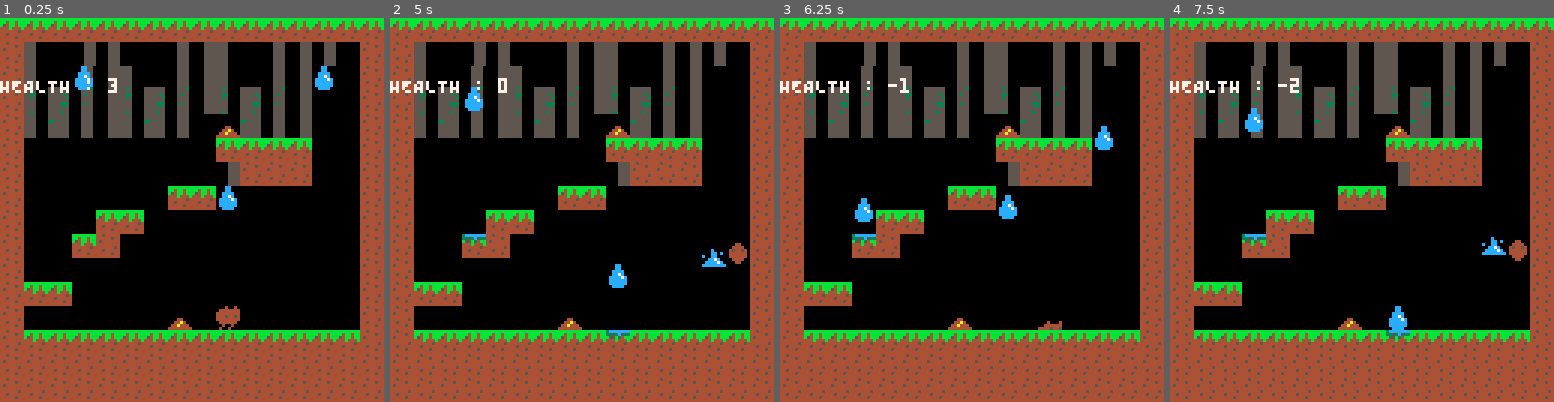
Above: before the commit, frames 1-4 (left to right).
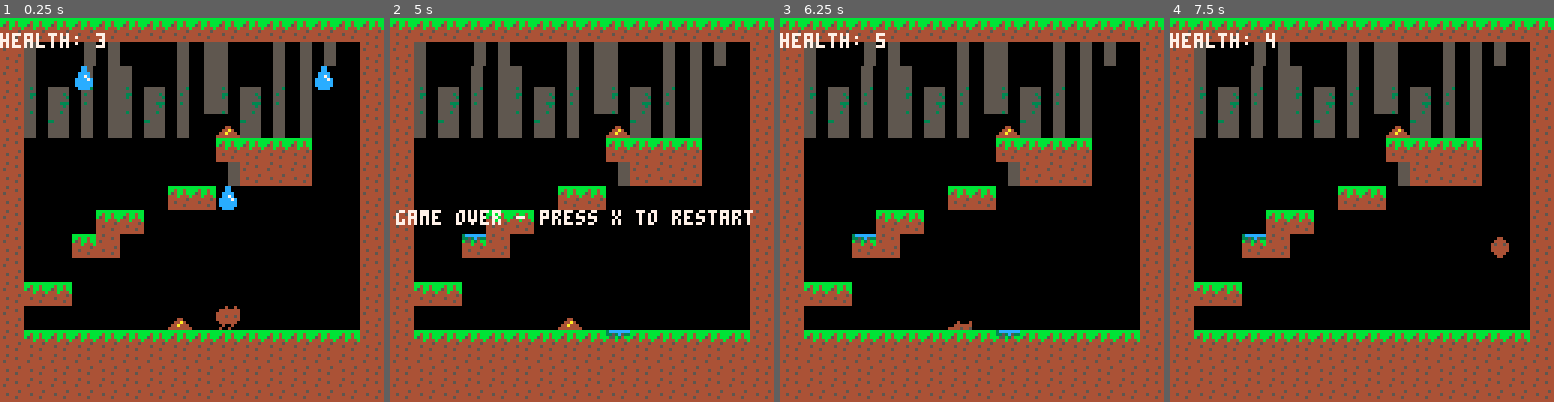
Above: after the commit, the same moments.

Repository: Mackain/ldjam45
Game: PICO-8 cartridge poopsim.p8
The game is run twice, just before and just after one commit, with the same random seed, the same clock (stepped at 60 frames per second) and the same inputs.
Inputs:
- Up to frame 1 (0.25 s): no input
- Up to frame 2 (5 s): tap X (X key) at 0.33, 1.07, 1.85, 2.97, 4.08 s; hold Right 1.6-2.1 s; hold Up 2.15-2.42 s; hold Right 2.47-3.03 s; hold Left 3.08-3.58 s; hold Right 4.02-4.68 s; hold Up from 4.73 s (still down)
- Up to frame 3 (6.25 s): release Up at 5.03 s; hold Left 5.08-5.68 s; tap X (X key) at 5.2 s; hold Right from 6.08 s (still down)
- Up to frame 4 (7.5 s): tap X (X key) at 6.32, 7.43 s; release Right at 6.58 s; hold Right 6.63-7.13 s; hold Up 7.18-7.45 s

The runs differ from the first frame. In frame 1, 0.8% of the frame differs, in the area x 0-31%, y 3-20%; in frame 2, 2.5%, in the area x 0-95%, y 15-71%; in frame 3, 1.7%; in frame 4, 1.9%.

Commit message:
Add game over screen

Diff:
--- a/poopsim.p8
+++ b/poopsim.p8
@@ -5,7 +5,7 @@
 function _init()
     jump_time=5
     gravity = 3
-
+    game_over = false
     music(0)
 
     player = {}
@@ -52,6 +52,41 @@
     drops = initialize_drops()
 end
 
+function restart_game()
+    game_over=false
+    --reset player stats
+    player.x = 72
+    player.y = 72
+    player.whitespace = 5
+    player.speed = 0
+    player.speed_max = 2
+    player.jump_speed = 0
+    player.jump_strenght = 0
+    player.jump_time = jump_time
+    player.is_jumping = false
+    player.is_falling = false
+    player.is_flipped = true
+    player.on_ground = true
+    player.facing = false
+    player.run_state = 1
+    player.is_running = false
+    player.sprite = 64
+    player.level = 3
+    player.width = 8
+    player.height = 3
+    player.force = 0
+    player.gravity = 0
+    player.corners = {}
+    player.hitbox = {0,0,0,0}
+    player.inner_hitbox = {0,0,0,0}
+    player.upper_left = {x=0,y=0}
+    player.upper_right = {x=0,y=0}
+    player.lower_left= {x=0,y=0}
+    player.lower_right = {x=0,y=0}
+
+    drops = initialize_drops()
+end
+
 function initialize_drops()
     drops = {}
     max_y = map_settings.start_y + map_settings.height
@@ -113,6 +148,8 @@
         player.on_ground=false
         sfx(1)
     end
+
+    if(btnp(5) and game_over) then restart_game() end
 
     player.hitbox = side_col(1)
 
@@ -272,35 +309,17 @@
 function _draw()
 	cls()
 	map(map_settings.start_x,map_settings.start_y)
-    detect_player_damage()
-    detect_player_health()
-    for drop in all(drops) do
-	    draw_drop(drop)
-    end
-
-    -- if(player.is_falling) print("falling",0,0,7)
-    -- if(player.is_jumping) print("jumping",0,6,7)
-    -- if(player.on_ground) print("on_ground",0,12,7)
-    -- print("gravity: " .. player.gravity,0,18,7)
-    -- print("level: " .. player.level,0,0,7)
-    -- print("UL : " .. player.upper_left_cell,0,0,7)
-    -- print("UR : " .. player.upper_right_cell,0,5,7)
-    -- print("LL : " .. player.lower_left_cell,0,10,7)
-    -- print("LR : " .. player.lower_right_cell,0,15,7)
-    print("HEALTH : " .. player.level,0,20,7)
-        -- print("UL - (" .. player.corners[1].x .. "," .. player.corners[1].y .. ")")
-    -- print("UR - (" .. player.corners[2].x .. "," .. player.corners[2].y .. ")")
-    -- print("BL - (" .. player.corners[3].x .. "," .. player.corners[3].y .. ")")
-    -- print("BR - (" .. player.corners[4].x .. "," .. player.corners[4].y .. ")")
-    -- print("BOX" .. player.hitbox[1] .. "-" .. player.hitbox[2] .. "-" .. player.hitbox[3] .. "-" .. player.hitbox[4])
-    -- print("BOX" .. player.inner_hitbox[1] .. "-" .. player.inner_hitbox[2] .. "-" .. player.inner_hitbox[3] .. "-" .. player.inner_hitbox[4],0,10)
-    -- print("drop: l(" .. drops[2].x .. "," .. drops[2].y .. "). r(" .. (drops[2].x+8) .. "," .. (drops[2 ].y+8),0,1)
-    -- print("player: l(" .. player.x .. "," .. player.y .. "). r(" .. (player.x+player.width) .. "," .. (player.y+player.height),0,10)
-    -- print(isOverlap, 0, 15)
-    -- print("GLOBAL GRAVITY - " .. gravity,0,5,7)
-    -- print("PLAYER GRAVITY - " .. player.gravity,0,10,7)
-    -- print("PLAYER FORCE - " .. player.force,0,15,7)
-	draw_player(player)
+
+    if game_over then print("game over - press x to restart",2,64,7)
+    else
+        detect_player_damage()
+        detect_player_health(player.corners)
+        for drop in all(drops) do
+            draw_drop(drop)
+        end
+        draw_player(player)
+        print("health: " .. player.level,0,5,7)
+    end
 end
 
 function load_map()
@@ -362,6 +381,8 @@
     if gets_damage then
         player.level -= 1
     end
+
+    if player.level<=0 then game_over=true end
 end
 
 function detect_player_health()
